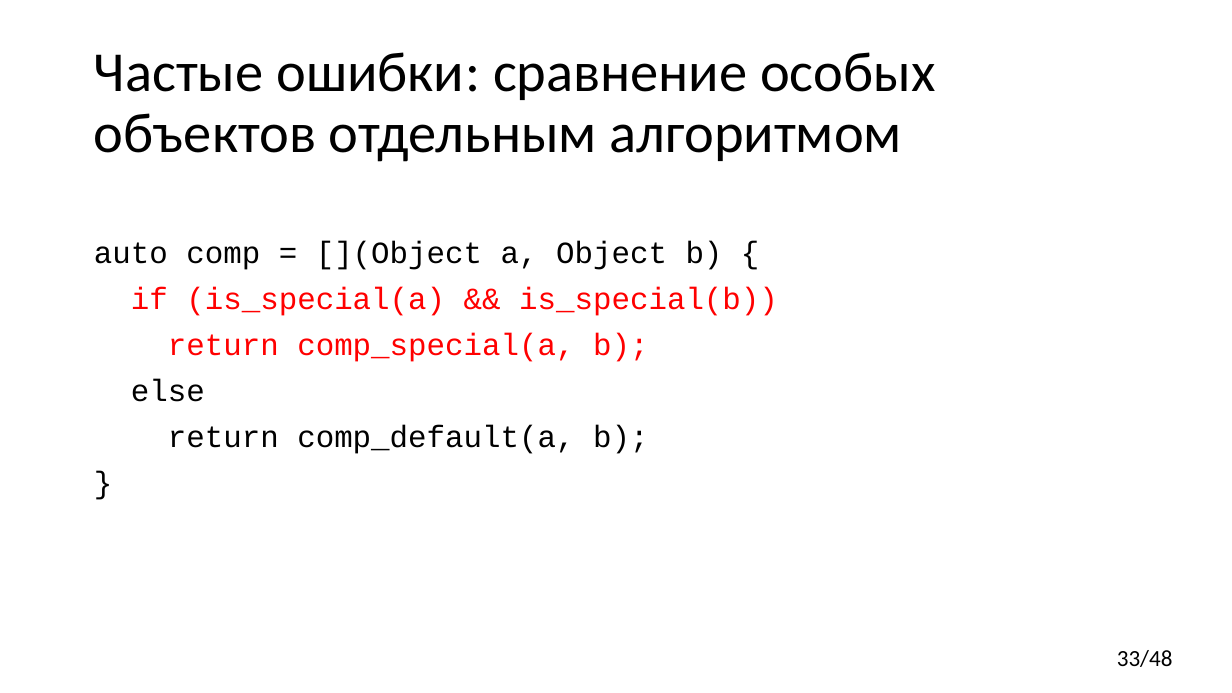
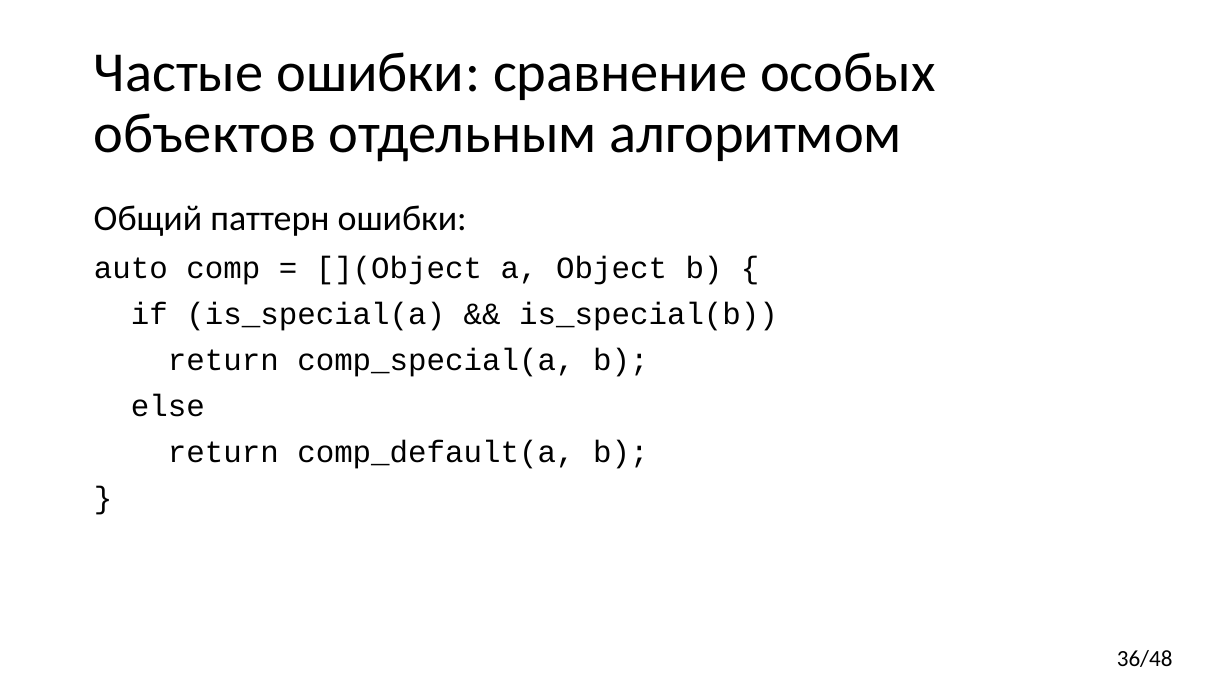
Before and after one commit to yugr/CppRussia, a slide deck: slide 36 of 2023/RU.pptx (slide 33 before the commit). Drawn at 1232x693 pixels with LibreOffice and Linux fonts; fonts in the diff are those of the drawing. Boxes give left, top, right and bottom in pixels: in the first picture for what was removed or moved away, otherwise in the second. Text is boxed around its words. In the diff, an @@ line names an element or a change of style, - is before the commit and + after.

```diff
--- a/2023/RU.pptx
+++ b/2023/RU.pptx
@@ text added at (94,205,467,236), 28 pt, text #000000 @@
+Общий паттерн ошибки:
@@ text "auto comp = [](Object a, ...": place and size @@
-text "auto comp = [](Object a, ..." at (94,240,778,454)
+text "auto comp = [](Object a, ..." at (94,256,778,469)
@@ text at (131,302,778,377): text colour #FF0000 to #000000 in "if (is_special(a) && is_special(b))", "return comp_special(a, b);" @@
@@ page number at (1117,650,1173,667): text changed @@
-33/48
+36/48
```
Also in this commit, not shown: 1 other slide changed, 3 slides added, 1 slide removed.
